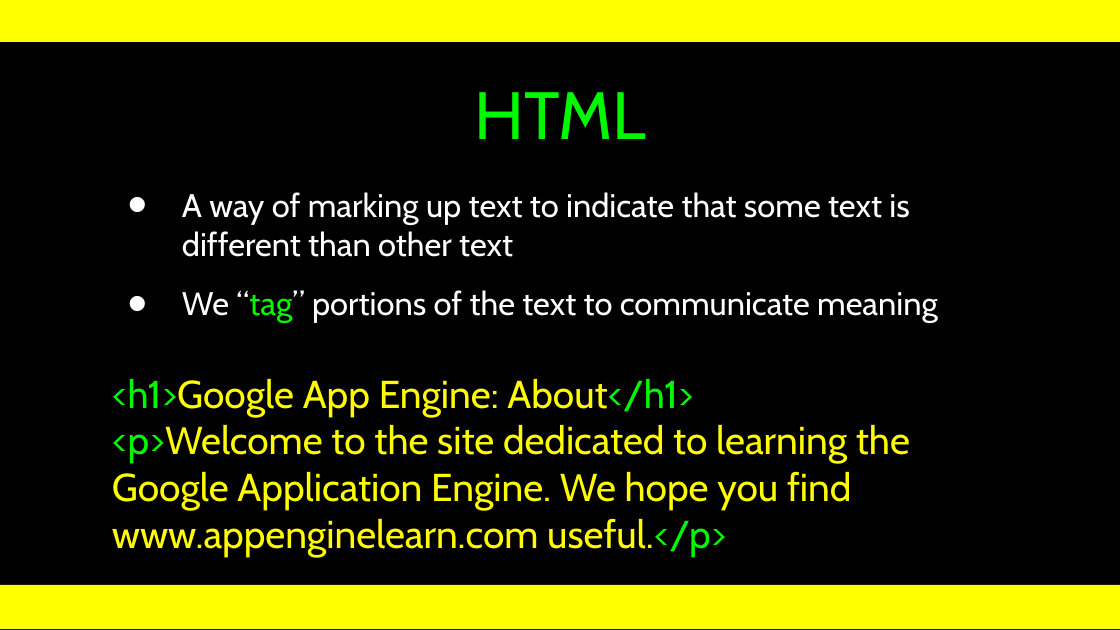
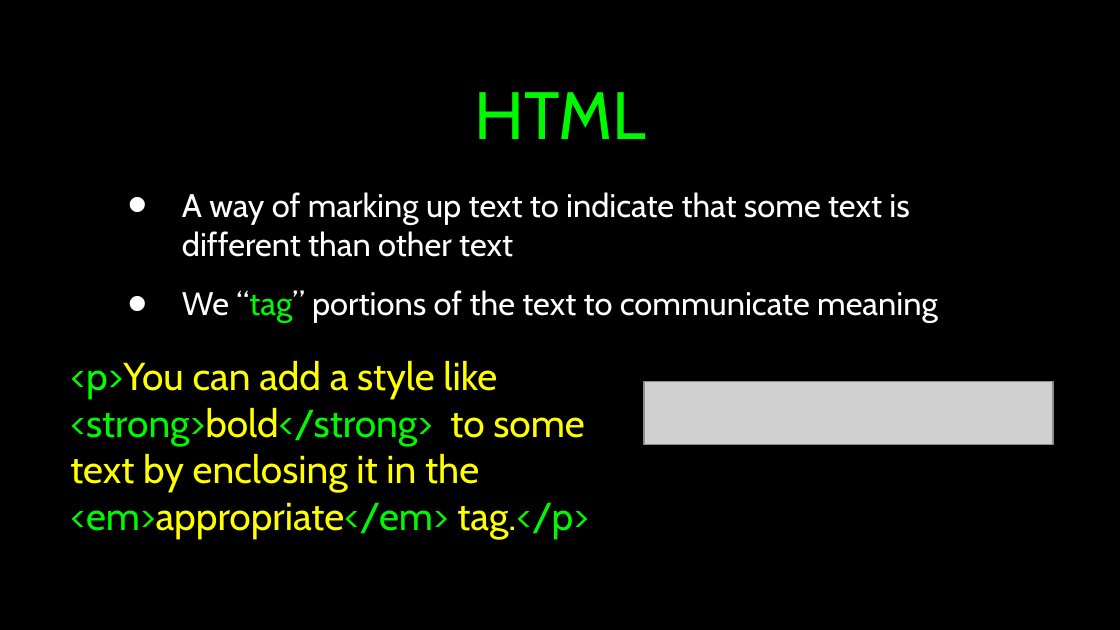
Before and after one commit to csev/wa4e, a slide deck: slide 3 of lectures/Web-01-HTML.ppt. Drawn at 1120x630 pixels with LibreOffice and Linux fonts; fonts in the diff are those of the drawing; grey boxes stand for pictures. Boxes give left, top, right and bottom in pixels: in the first picture for what was removed or moved away, otherwise in the second. Text is boxed around its words. In the diff, an @@ line names an element or a change of style, - is before the commit and + after.

Commit message:
Update Lecture

```diff
--- a/lectures/Web-01-HTML.ppt
+++ b/lectures/Web-01-HTML.ppt
@@ rectangle at [0, 0, 1120, 43]: fill #FFFF00 to #000000 @@
@@ text at [70, 361, 589, 539]: text changed; text colour #FFFB00 to #FFFF00 @@
-<h1>Google App Engine: About</h1>
-<p>Welcome to the site dedicated to learning the Google Application Engine. We hope you find www.appenginelearn.com useful.</p>
+<p>You can add a style like <strong>bold</strong> to some text by enclosing it in the <em>appropriate</em> tag.</p>
@@ picture added at [644, 381, 1053, 445] @@
@@ rectangle at [0, 585, 1120, 629]: fill #FFFF00 to #000000 @@
```
Also in this commit, not shown: 17 other slides changed, 12 slides added, 21 slides removed.
